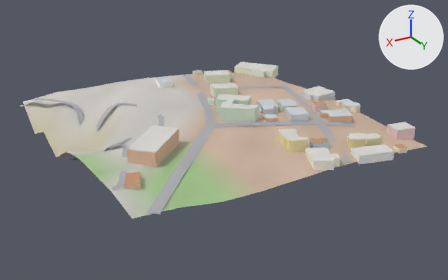
A saved change to the glTF model city/lo/t_0_-3.glb.
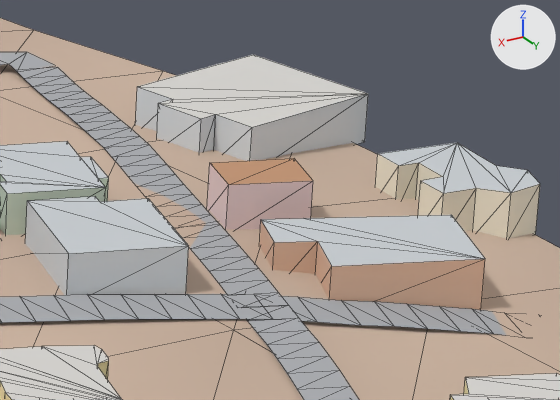
The first picture shows the older version from a camera (50 mm lens) standing at (376.0, -203.0, 216.0) and looking at (119.0, -632.0, 1.0). The close-ups show the older and then the newer version on the part from 63% to 81% of the width and 28% to 49% of the height of that picture. Only the edits that show in the close-ups are written down. Arrows for +X, +Y and +Z are at upper right; the lights stay in place. The close-ups show mesh edges as thin lines. Vertices at exactly the same position are counted once.

Objects in the first close-up: 'Lo'.
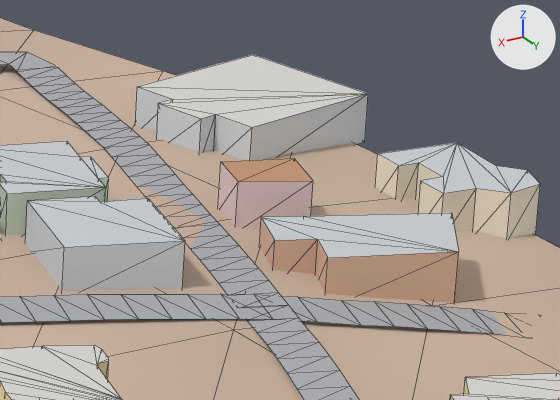
Patch to the scene script:
```diff
--- a/city/lo/t_0_-3.glb.py
+++ b/city/lo/t_0_-3.glb.py
@@ me_lo @@
 me_lo.from_pydata(...)  # 1023 vertices, 1193 faces; spans x -19.0..259.0, y -779.0..-503.0, z -1.0..36.0
 # used by ob_lo; location = (0.0, 0.0, 0.0)
 # before: 612 (76.0, -594.0, 21.0), 613 (76.0, -594.0, 28.0) at pixel (68, 253), 614 (62.0, -588.0, 21.0), 615 (62.0, -588.0, 28.0) at pixel (188, 245), 664 (39.0, -613.0, 21.0)
 # before: 665 (42.0, -605.0, 21.0), 666 (42.0, -605.0, 28.0) at pixel (228, 184), 667 (39.0, -613.0, 28.0) at pixel (209, 162), 722 (45.0, -581.0, 18.0), 723 (45.0, -581.0, 25.0) at pixel (331, 266)
-me_lo.vertices[710].co = (105.0, -606.0, 22.0)
-me_lo.vertices[711].co = (105.0, -606.0, 36.0)
-me_lo.vertices[724].co = (27.0, -573.0, 18.0)
-me_lo.vertices[725].co = (27.0, -573.0, 25.0)  # pixel (485, 258)
+# me_lo part 1
+for i in [*range(612, 616), 722, 723]: me_lo.vertices[i].co += Vector((-1.0, -2.0, 0.0))
+for i in [*range(664, 668)]: me_lo.vertices[i].co += Vector((-2.0, 0.0, 0.0))
+me_lo.vertices[710].co = (99.0, -606.0, 22.0)
+me_lo.vertices[711].co = (99.0, -606.0, 36.0)
+me_lo.vertices[724].co = (28.0, -576.0, 18.0)
+me_lo.vertices[725].co = (28.0, -576.0, 25.0)  # pixel (458, 251)
 me_lo.materials.append(mat_lovc)
```

Boxes [x1, y1, x2, y2] around the edits, measured in the close-ups (560 x 400 px; the box of a moved part takes in the faces that stretch with it):
part 1 of me_lo, moved or reshaped: before [25, 158, 485, 310]; after [25, 158, 459, 303]
